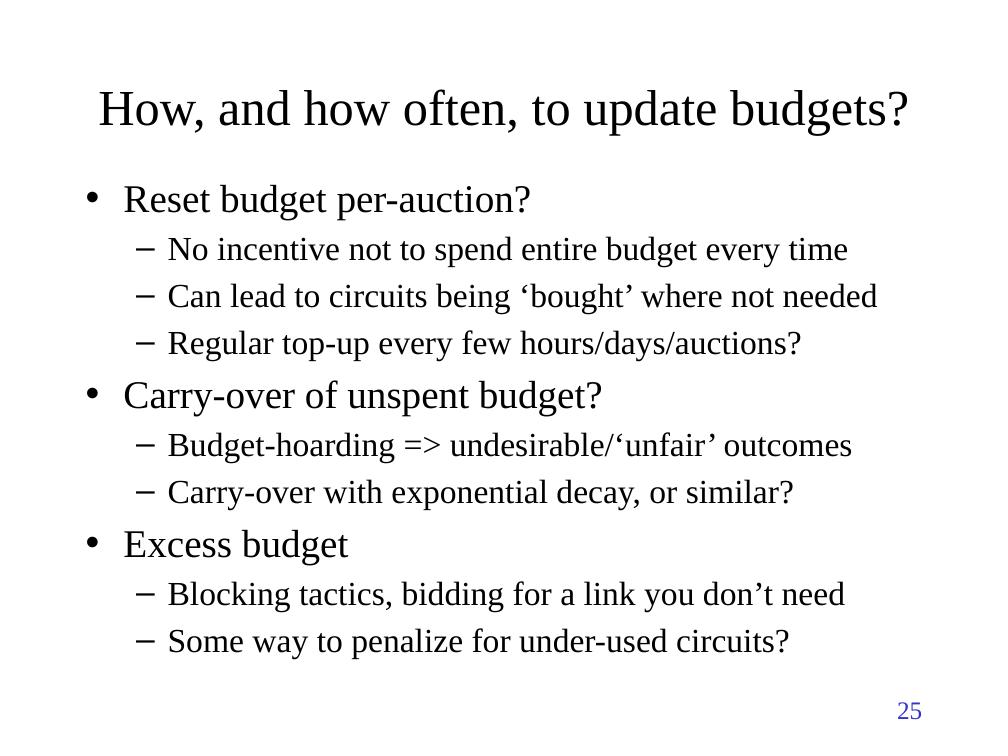
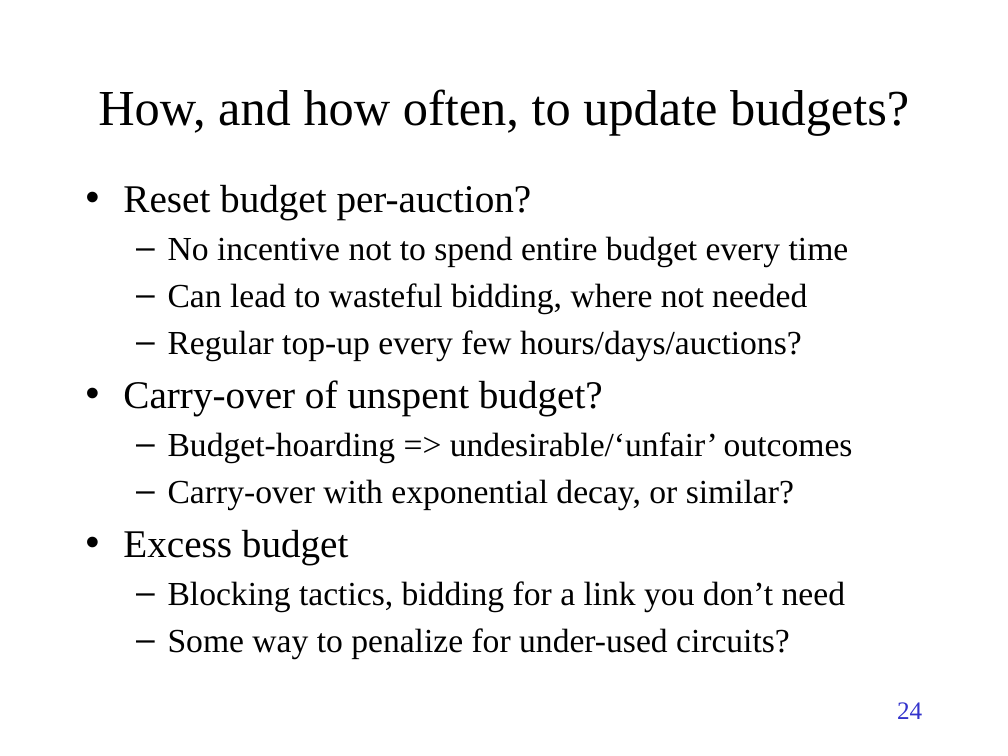
Before and after one commit to TonyWildish/P2P-Auction, a slide deck: slide 24 of Slides/PSP.pptx (slide 25 before the commit). Drawn at 1008x756 pixels with LibreOffice and Linux fonts; fonts in the diff are those of the drawing. Boxes give left, top, right and bottom in pixels: in the first picture for what was removed or moved away, otherwise in the second. Text is boxed around its words. In the diff, an @@ line names an element or a change of style, - is before the commit and + after.

```diff
--- a/Slides/PSP.pptx
+++ b/Slides/PSP.pptx
@@ text at box(168, 283, 807, 313): text changed @@
-  – Can lead to circuits being ‘bought’ where not needed
+  – Can lead to wasteful bidding, where not needed
@@ page number at box(897, 702, 922, 719): text changed @@
-25
+24
```
Also in this commit, not shown: 10 other slides changed, 7 slides removed.
